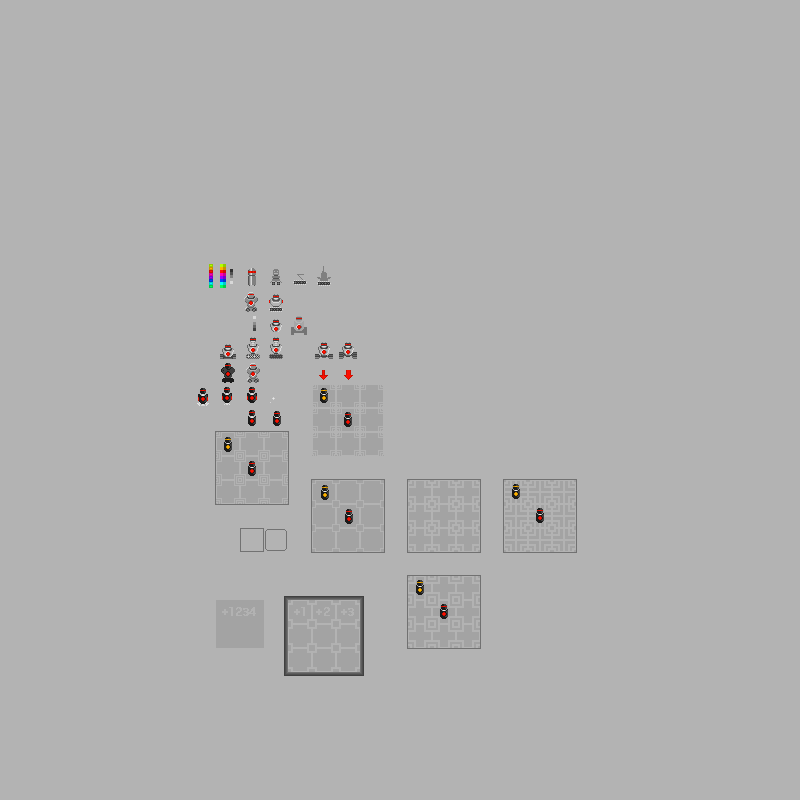
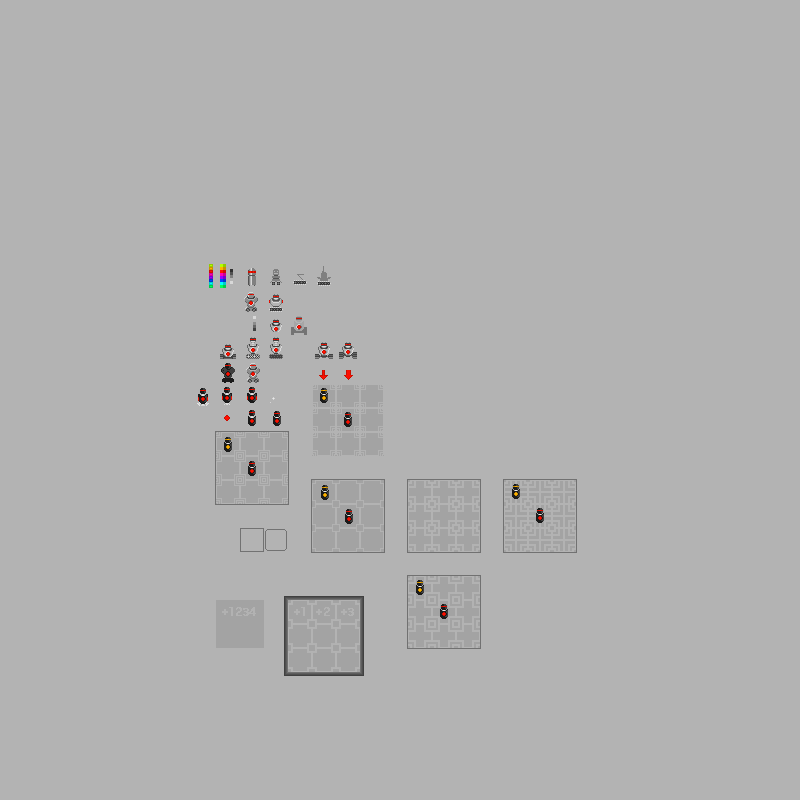
Before/after of a w=800, h=800 layered artwork. What changed in the layer stack:
painted on "Ebene #1" over [224, 415, 230, 421]
